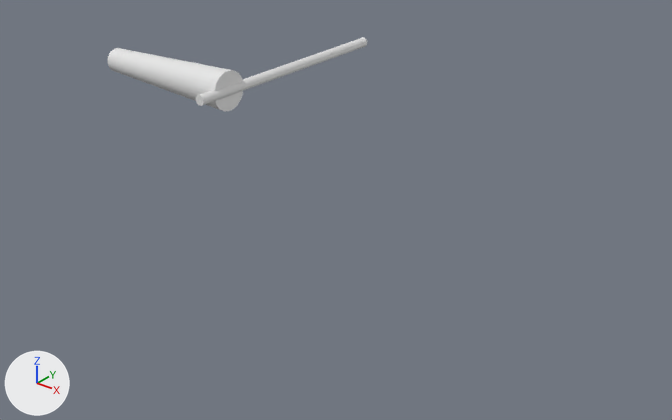
The Blender file blends/wind_sock.blend, before and after one commit.
One viewpoint serves both versions: a 50 mm camera at (2.36, -2.66, 1.1) aimed at (0.38, -0.18, -0.44). The axes (+X, +Y, +Z) are drawn at lower left. The lights are the same throughout. The first picture is the older version.
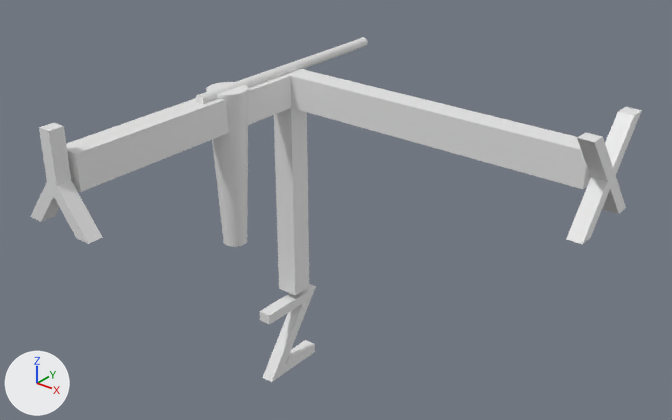
Diff of the bpy script that builds the scene:
```diff
--- a/blends/wind_sock.blend.py
+++ b/blends/wind_sock.blend.py
@@ me_text_001 @@
+me_text_001.from_pydata(...)  # 82 vertices, 148 faces; spans x -0.15..1.36, y -0.08..1.37, z -1.13..0.17
@@ ob_cylinder @@
 ob_cylinder.location = (0.0, 0.0, 0.0)
-ob_cylinder.rotation_euler = (4.712, 6.283, 1574.0)  # degrees (270, 360, 184)
+ob_cylinder.rotation_euler = (0.0691, 7.854, 1582.0)  # degrees (4, 90, 282)
 ob_cylinder.scale = (0.0504, 0.0504, 0.487)
@@ ob_text_001 @@
+ob_text_001 = bpy.data.objects.new('Text.001', me_text_001)
+ob_text_001.location = (0.0, 0.0, 0.0)
+ob_text_001.rotation_euler = (4.712, 0.0, 0.0)  # degrees (270, 0, 0)
```

Location of each change, [x1, y1, x2, y2] in pixels of the pictures (672 x 420 px):
'Text.001', added: after [30, 69, 642, 382]
'Cylinder', turned: before [108, 38, 367, 111]; after [196, 38, 368, 247]
